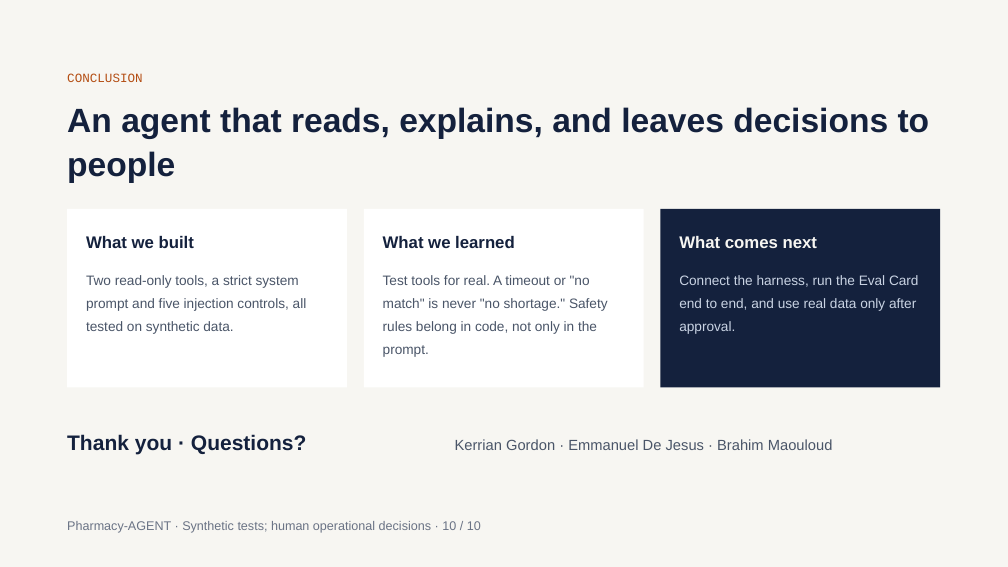
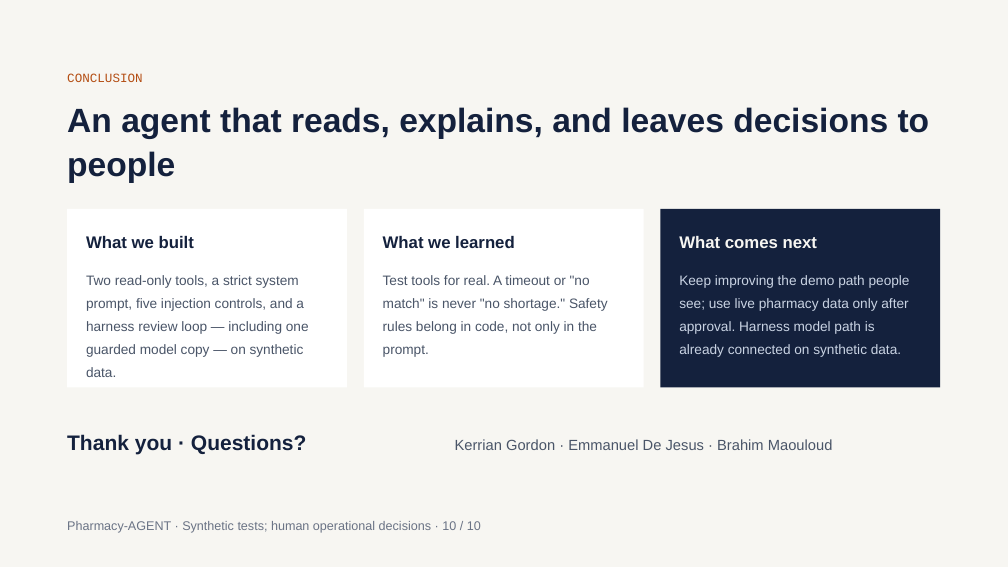
Before and after one commit to emmanuelID-cmd/Pharmacy-AGENT, a slide deck: slide 10 of docs/presentations/Pharmacy-Agent-Team-Presentation.pptx. Drawn at 1008x567 pixels with LibreOffice and Linux fonts; fonts in the diff are those of the drawing. Boxes give left, top, right and bottom in pixels: in the first picture for what was removed or moved away, otherwise in the second. Text is boxed around its words. In the diff, an @@ line names an element or a change of style, - is before the commit and + after.

Commit message:
docs(presentation): sync team PowerPoint with harness loop updates
Match the HTML slide wording for pipeline status, live loop, hostile caveat, and Starts/Checkpoints/Stops.

```diff
--- a/docs/presentations/Pharmacy-Agent-Team-Presentation.pptx
+++ b/docs/presentations/Pharmacy-Agent-Team-Presentation.pptx
@@ text at (86,275,309,377): text changed @@
-Two read-only tools, a strict system prompt and five injection controls, all tested on synthetic data.
+Two read-only tools, a strict system prompt, five injection controls, and a harness review loop — including one guarded model copy — on synthetic data.
@@ text at (679,275,910,357): text changed @@
-Connect the harness, run the Eval Card end to end, and use real data only after approval.
+Keep improving the demo path people see; use live pharmacy data only after approval. Harness model path is already connected on synthetic data.
```
Also in this commit, not shown: 4 other slides changed.
